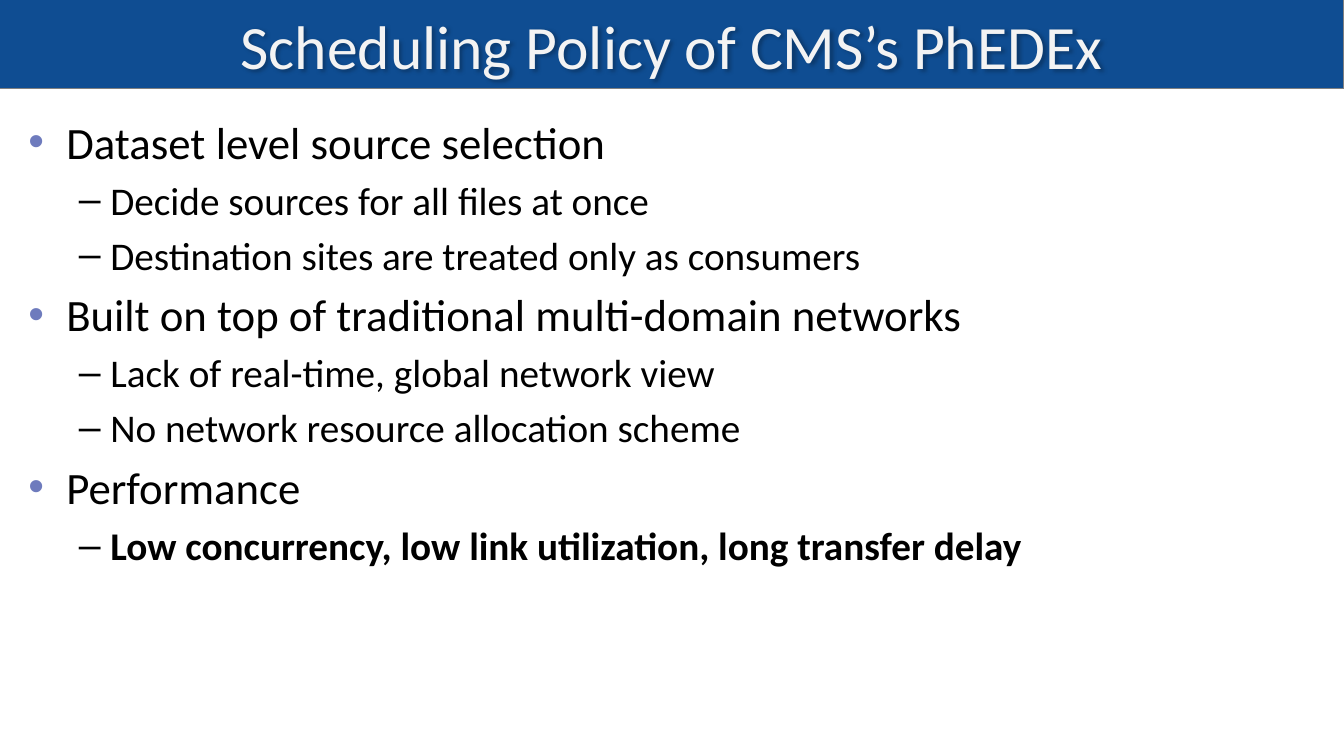
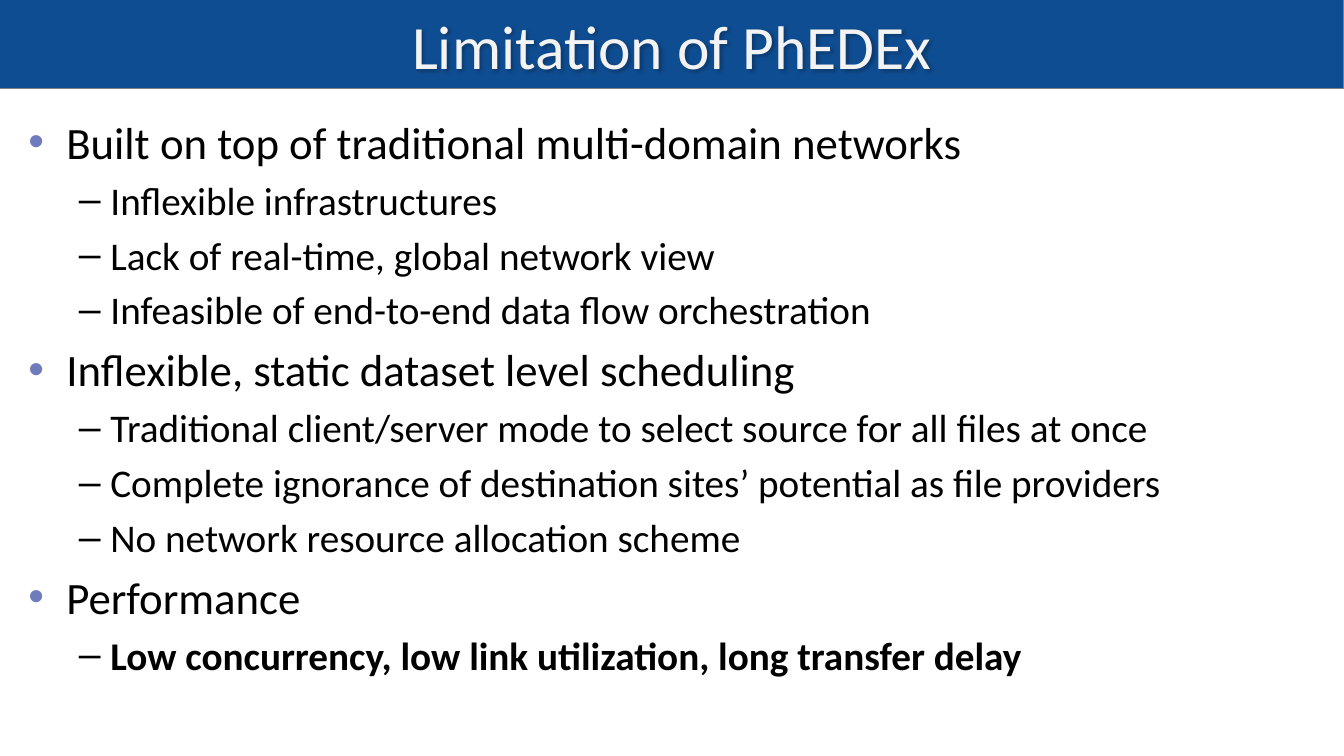
Before and after one commit to snlab/sc16, a slide deck: slide 4 of slides/cms-demo-v3.pptx. Drawn at 1344x756 pixels with LibreOffice and Linux fonts; fonts in the diff are those of the drawing. Boxes give left, top, right and bottom in pixels: in the first picture for what was removed or moved away, otherwise in the second. Text is boxed around its words. In the diff, an @@ line names an element or a change of style, - is before the commit and + after.

```diff
--- a/slides/cms-demo-v3.pptx
+++ b/slides/cms-demo-v3.pptx
@@ title at (412, 26, 931, 70): text changed @@
-Scheduling Policy of CMS’s PhEDEx
+Limitation of PhEDEx
@@ text at (66, 128, 860, 277): paragraphs removed @@
-• Dataset level source selection
-  – Decide sources for all files at once
-  – Destination sites are treated only as consumers
@@ text at (110, 187, 497, 216): paragraph added @@
+  – Inflexible infrastructures
@@ text at (66, 296, 1160, 504): paragraphs added @@
+  – Infeasible of end-to-end data flow orchestration
+• Inflexible, static dataset level scheduling
+  – Traditional client/server mode to select source for all files at once
+  – Complete ignorance of destination sites’ potential as file providers
```
Also in this commit, not shown: 5 other slides changed, 5 slides added, 1 slide removed, 2 other files.
